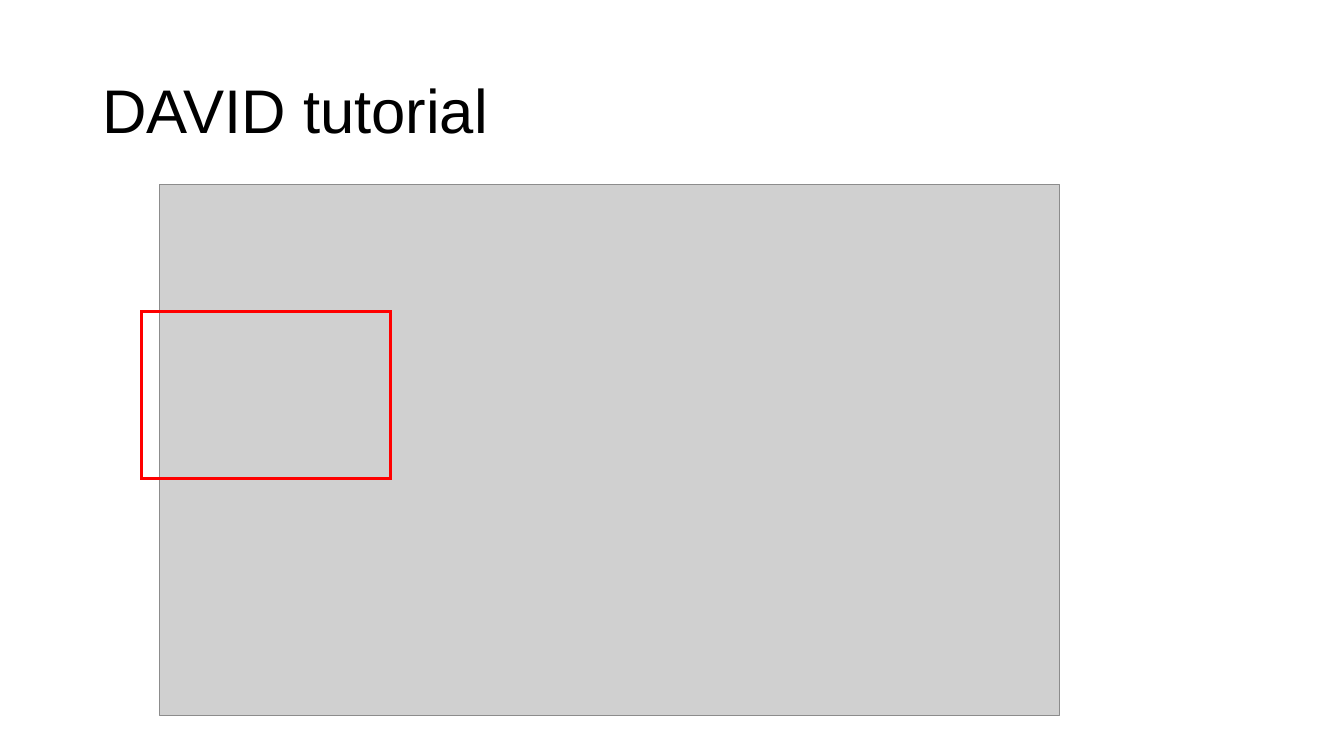
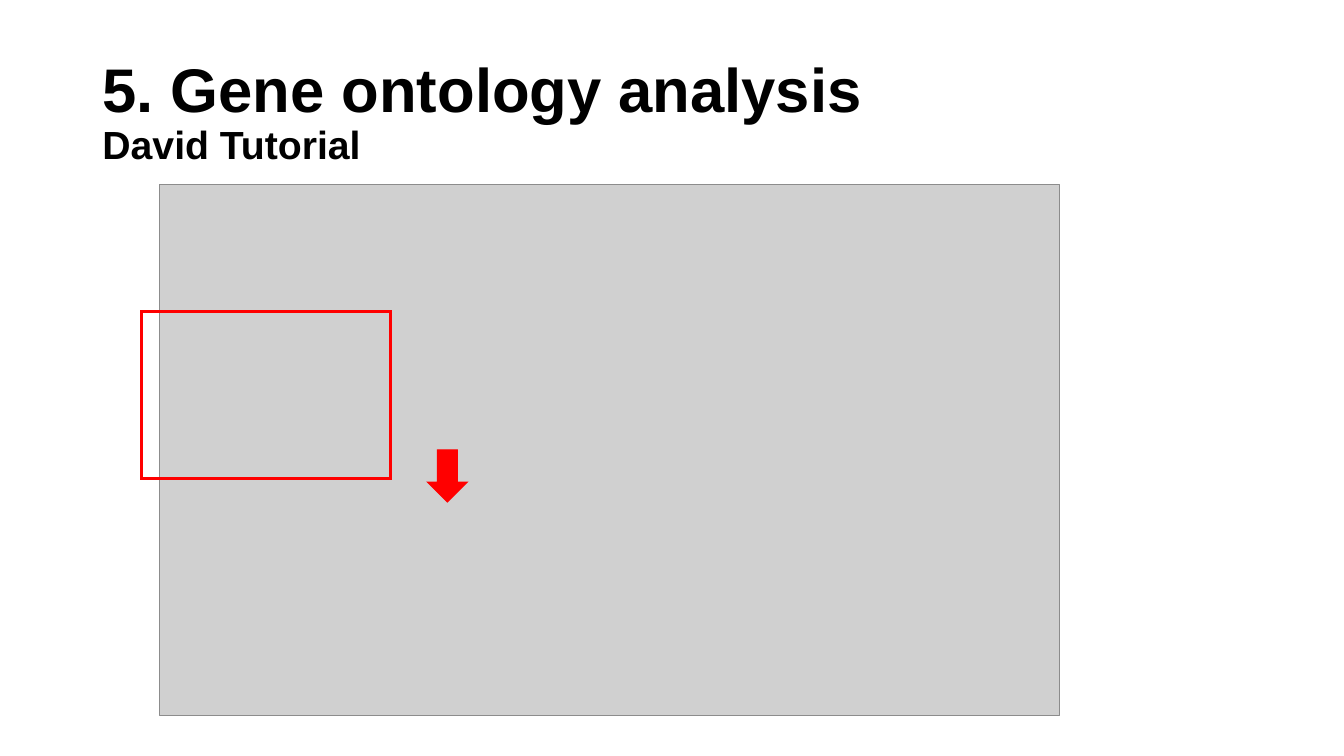
Before and after one commit to Khreat0205/Education_BulkRNAseq, a slide deck: slide 12 of Presentation/5. Gene Ontology analysis.pptx (slide 10 before the commit). Drawn at 1344x756 pixels with LibreOffice and Linux fonts; fonts in the diff are those of the drawing; grey boxes stand for pictures. Boxes give left, top, right and bottom in pixels: in the first picture for what was removed or moved away, otherwise in the second. Text is boxed around its words. In the diff, an @@ line names an element or a change of style, - is before the commit and + after.

```diff
--- a/Presentation/5. Gene Ontology analysis.pptx
+++ b/Presentation/5. Gene Ontology analysis.pptx
@@ title at <box>102,67,862,160</box>: text changed; bold on @@
-DAVID tutorial
+5. Gene ontology analysis
+David Tutorial
@@ down arrow added at <box>429,450,468,501</box>, fill #FF0000, outline #FF0000 1 pt @@
```
Also in this commit, not shown: 7 other slides changed, 5 slides added, 3 slides removed.
